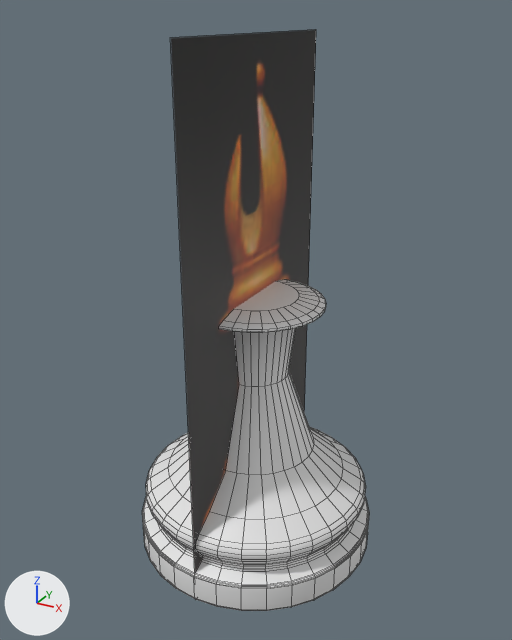
The Blender file Excercises/bishop.blend as it was, and as the next commit left it.
Rendered twice from a 50 mm lens placed at (0.0371, -0.0674, 0.0643), pointed at (0.0001, -0.0001, 0.0306). The lights are fixed; the arrows at lower left show +X, +Y and +Z. Mesh edges are drawn as thin lines.

Names of what the first picture shows: 'Cylinder', 'Staunton Bishop'.
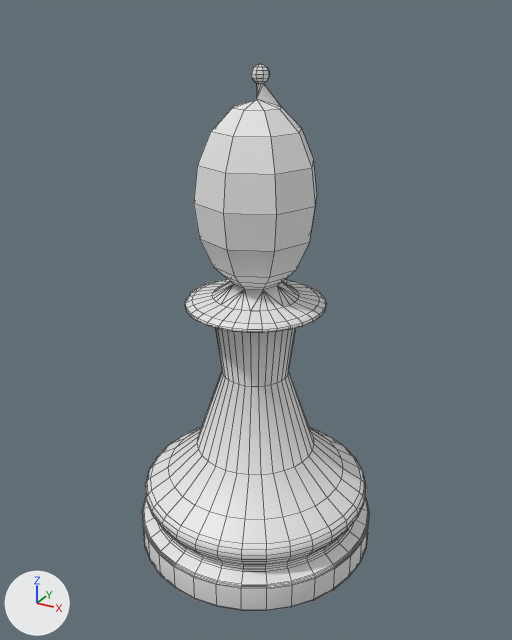
Commit message: Chess | Board | Bishop | finished

Boxes [x1, y1, x2, y2] around the edits, measured in the pictures (512 x 640 px):
'Cylinder', reshaped (65% taller): before [142, 279, 369, 611]; after [142, 64, 369, 611]
'Staunton Bishop', hidden (black): before [171, 29, 316, 573]
part 1 of me_cylinder_002, built on: before [235, 281, 299, 311]; after [194, 64, 317, 311]

What the commit changed:
me_cylinder_002 is used by ob_cylinder; location (0.0, 0.0, 0.0251).
me_cylinder_002 had 928 vertices, 898 faces and spanned x -0.015..0.015, y -0.015..0.015, z -0.025..0.0087.
me_cylinder_002 now has 1059 vertices, 1083 faces and spans x -0.015..0.015, y -0.015..0.015, z -0.025..0.034.
Part 1, on me_cylinder_002:
1 face is deleted.
131 vertices are added at x -0.0071..0.0071, y -0.0069..0.0073, z 0.0094..0.034.
40 new faces join them, smooth.
146 new faces join them.
Object 'Staunton Bishop' (ob_staunton_bishop) is now hidden.
